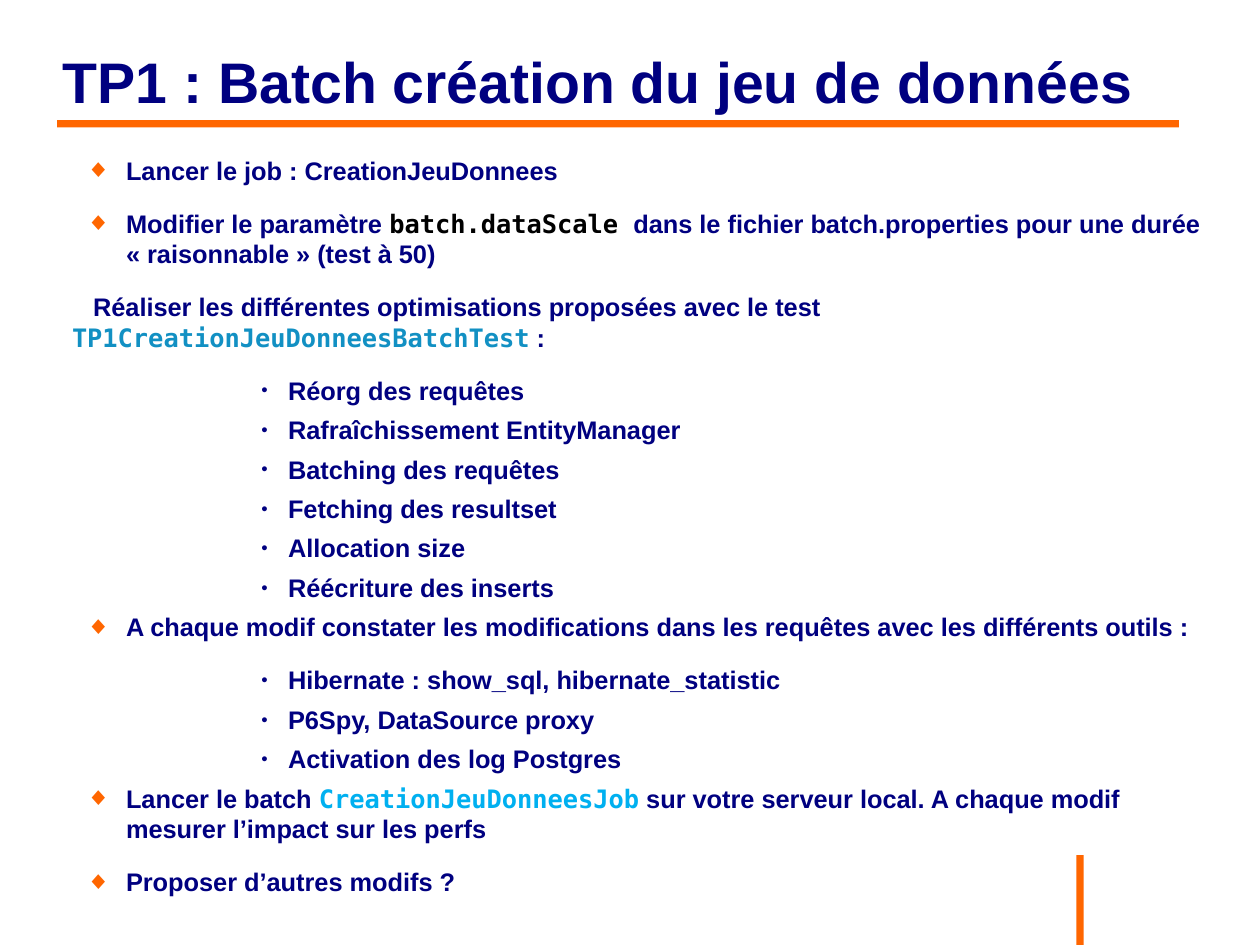
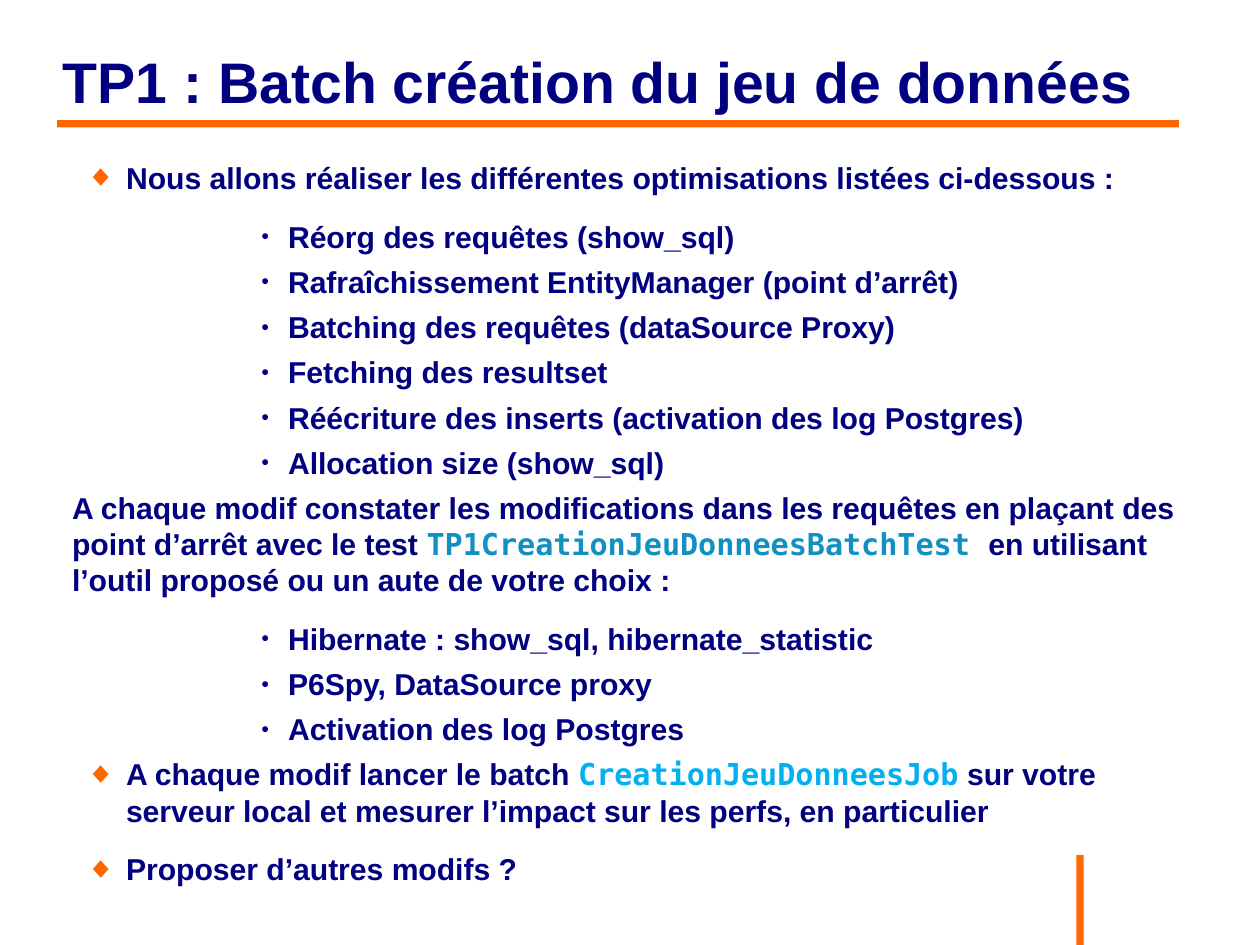
Before and after one commit to philphils/formation-hibernate-avancee, a slide deck: slide 28 of Documentation/diapo_formation_hibernate_avancee.odp. Drawn at 1260x945 pixels with LibreOffice and Linux fonts; fonts in the diff are those of the drawing; background and template pictures are left out. Boxes give left, top, right and bottom in pixels: in the first picture for what was removed or moved away, otherwise in the second. Text is boxed around its words. In the diff, an @@ line names an element or a change of style, - is before the commit and + after.

```diff
--- a/Documentation/diapo_formation_hibernate_avancee.odp
+++ b/Documentation/diapo_formation_hibernate_avancee.odp
@@ text at (126, 167, 1095, 344): text changed; size 16 to 19 pt @@
-◆ Lancer le job : CreationJeuDonnees
-◆ Modifier le paramètre batch.dataScale dans le fichier batch.properties pour une durée « raisonnable » (test à 50)
-Réaliser les différentes optimisations proposées avec le test TP1CreationJeuDonneesBatchTest :
-      ● Réorg des requêtes
-      ● Rafraîchissement EntityManager
-      ● Batching des requêtes
+◆ Nous allons réaliser les différentes optimisations listées ci-dessous :
+      ● Réorg des requêtes (show_sql)
+      ● Rafraîchissement EntityManager (point d’arrêt)
+      ● Batching des requêtes (dataSource Proxy)
@@ text at (288, 361, 873, 746): size 16 to 19 pt in "Fetching des resultset", "Hibernate : show_sql, hibernate_statistic", "P6Spy, DataSource proxy", "Activation des log Postgres" and 1 more places @@
@@ text at (72, 407, 1174, 597): text changed; size 16 to 19 pt @@
-      ● Allocation size
-      ● Réécriture des inserts
-◆ A chaque modif constater les modifications dans les requêtes avec les différents outils :
+      ● Réécriture des inserts (activation des log Postgres)
+      ● Allocation size (show_sql)
+A chaque modif constater les modifications dans les requêtes en plaçant des point d’arrêt avec le test TP1CreationJeuDonneesBatchTest en utilisant l’outil proposé ou un aute de votre choix :
@@ text at (126, 761, 1096, 828): text changed; size 16 to 19 pt @@
-◆ Lancer le batch CreationJeuDonneesJob sur votre serveur local. A chaque modif mesurer l’impact sur les perfs
+◆ A chaque modif lancer le batch CreationJeuDonneesJob sur votre serveur local et mesurer l’impact sur les perfs, en particulier
```
Also in this commit, not shown: 9 other slides changed, 1 slide added, 7 other files.
